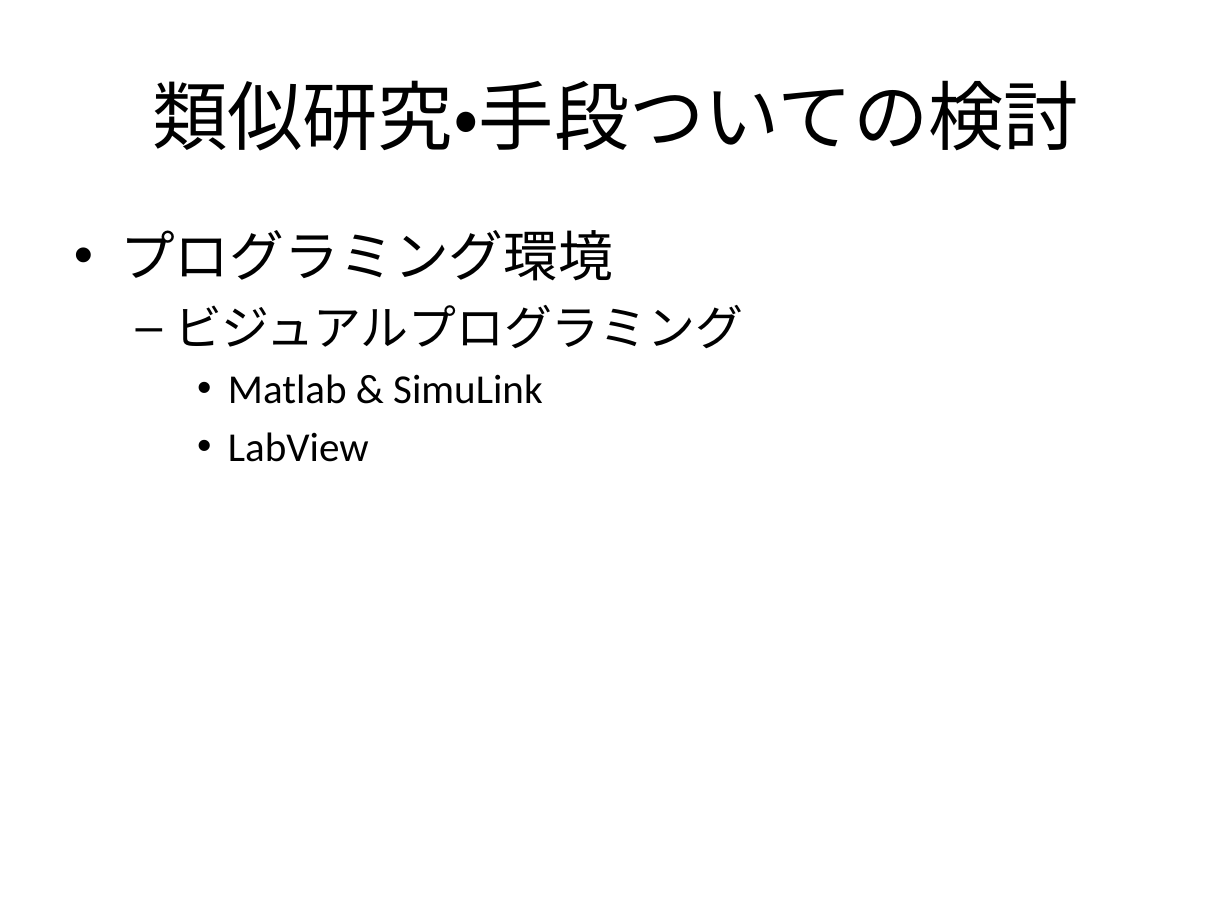
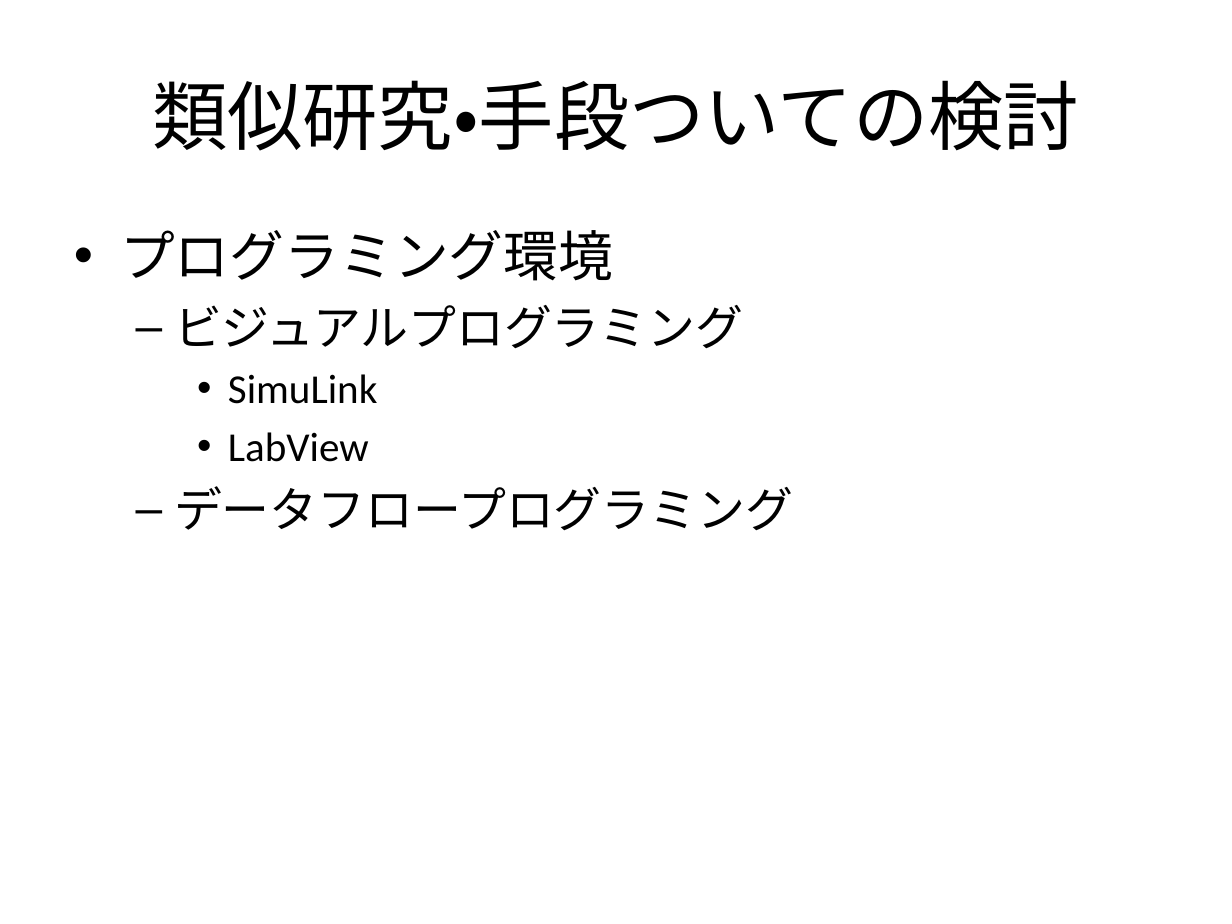
Before and after one commit to f-akazawa/akaz_uecdevelop, a slide deck: slide 11 of doc/中間発表資料.pptx (slide 10 before the commit). Drawn at 1232x924 pixels with LibreOffice and Linux fonts; fonts in the diff are those of the drawing. Boxes give left, top, right and bottom in pixels: in the first picture for what was removed or moved away, otherwise in the second. Text is boxed around its words. In the diff, an @@ line names an element or a change of style, - is before the commit and + after.

```diff
--- a/doc/中間発表資料.pptx
+++ b/doc/中間発表資料.pptx
@@ text at [228, 374, 377, 404]: text changed @@
-    • Matlab & SimuLink
+    • SimuLink
@@ text at [174, 486, 793, 531]: paragraph added @@
+  – データフロープログラミング
```
Also in this commit, not shown: 11 other slides changed, 1 slide added, 1 other file.
